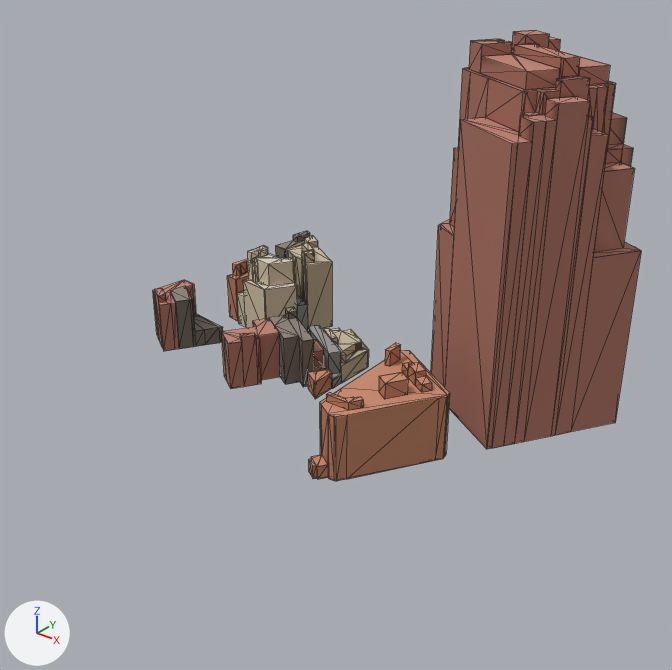
One commit to the glTF model public/models/washington-city/tile--4_6.glb: the scene before it, then after it.
Before and after are seen from a camera (50 mm lens) standing at (-461.0, -1516.0, 189.0) and looking at (-659.0, -1268.0, 36.0). The lights are fixed; the arrows at lower left show +X, +Y and +Z. The picture after the commit comes second. Mesh edges are drawn as thin lines. Where no turn or scale is listed for an object, it has been applied to the vertices. Vertices at exactly the same position are counted once.

Before the edit, the objects in view are built like this:
```python
me_mesh_1 = bpy.data.meshes.new('Mesh_1')
me_mesh_1.from_pydata(...)  # 829 vertices, 838 faces; spans x -102.0..102.0, y -73.0..73.0, z -73.0..73.0
me_mesh_1.materials.append(mat_city_ground)
me_mesh_2 = bpy.data.meshes.new('Mesh_2')
me_mesh_2.from_pydata(...)  # 615 vertices, 469 faces; spans x -102.0..102.0, y -73.0..73.0, z -70.0..70.0
me_mesh_2.materials.append(mat_city_ground)
ob_roof = bpy.data.objects.new('roof', me_mesh_2)
ob_roof.location = (-675.4, -1230.2, 69.9)
ob_wall = bpy.data.objects.new('wall', me_mesh_1)
ob_wall.location = (-675.4, -1230.2, 66.9)
```
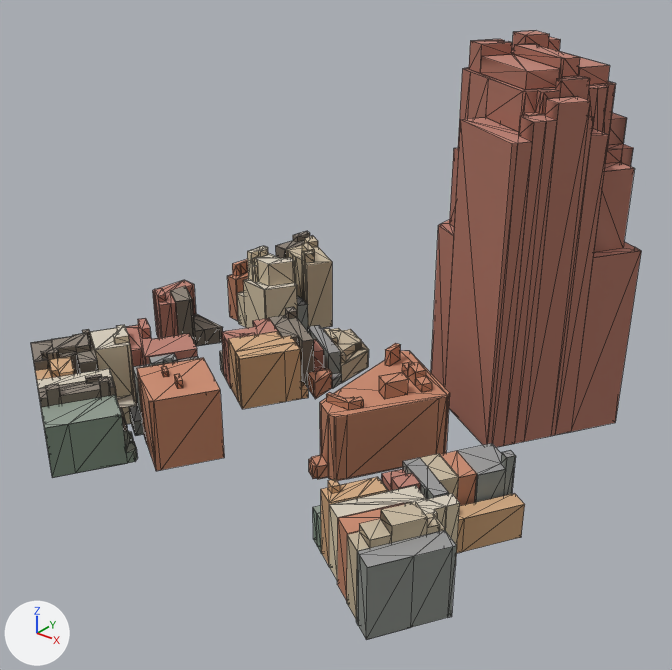
The newer file is also turned or shifted as a whole; pictures and numbers use the older file's frame.

Boxes [x1, y1, x2, y2] around the edits, measured in the pictures (672 x 670 px):
'wall', reshaped (24% wider, 35% taller): before [153, 32, 641, 481]; after [34, 32, 641, 640]
'roof', reshaped (25% wider, 23% taller): before [153, 31, 641, 467]; after [31, 31, 641, 568]
part 1 of me_mesh_1, added: after [174, 376, 183, 389]
part 2 of me_mesh_1, added: after [34, 322, 308, 478]
part 3 of me_mesh_1, added: after [313, 453, 525, 640]
part 4 of me_mesh_2, added: after [129, 406, 142, 422]
part 5 of me_mesh_2, added: after [45, 384, 59, 390]
part 6 of me_mesh_2, added: after [138, 318, 150, 329]
part 7 of me_mesh_2, added: after [502, 450, 516, 457]
part 8 of me_mesh_2, added: after [347, 532, 369, 551]
part 9 of me_mesh_2, added: after [427, 517, 439, 527]
part 10 of me_mesh_2, added: after [391, 473, 420, 488]
part 11 of me_mesh_2, added: after [31, 325, 300, 452]
part 12 of me_mesh_2, added: after [313, 443, 524, 568]
part 13 of me_mesh_2, added: after [301, 381, 308, 390]

Patch to the scene script:
```diff
--- a/public/models/washington-city/tile--4_6.glb.py
+++ b/public/models/washington-city/tile--4_6.glb.py
@@ me_mesh_1 @@
 # used by ob_wall; location = (-675.4, -1230.2, 66.9)
-me_mesh_1.from_pydata(...)  # 829 vertices, 838 faces; spans x -102.0..102.0, y -73.0..73.0, z -73.0..73.0
+me_mesh_1.from_pydata(...)  # 1454 vertices, 1476 faces; spans x -102.0..109.0, y -131.0..73.0, z -73.0..73.0
+# me_mesh_1 part 1: the loose piece of 8 vertices spanning x -65.0..-55.0, y 32.0..40.0, z -38.0..-35.0 is copied, and the copy is scaled about its middle by (0.543, 0.544, 0.853), then moved by (44.0, -125.0, -3.0); it spans x -18.0..-13.0, y -92.0..-87.0, z -41.0..-38.0
+# me_mesh_1 part 2: 380 vertices added at x -92.0..-1.0, y -131.0..-20.0, z -72.0..-39.0
+# me_mesh_1 part 3: 229 vertices added at x 56.0..109.0, y -123.0..-44.0, z -72.0..-40.0
+# other edits to the shape of me_mesh_1 do not show in these pictures
 me_mesh_1.materials.append(mat_city_ground)
@@ me_mesh_2 @@
 # used by ob_roof; location = (-675.4, -1230.2, 69.9)
-me_mesh_2.from_pydata(...)  # 615 vertices, 469 faces; spans x -102.0..102.0, y -73.0..73.0, z -70.0..70.0
+me_mesh_2.from_pydata(...)  # 1006 vertices, 750 faces; spans x -102.0..109.0, y -131.0..73.0, z -71.0..70.0
+# me_mesh_2 part 4: the loose piece of 4 vertices spanning x -24.0..-14.0, y -2.0..5.0, z -59.0 is copied, and the copy is moved by (-25.0, -90.0, -9.0); it spans x -49.0..-38.0, y -93.0..-84.0, z -67.0
+# me_mesh_2 part 5: the loose piece of 4 vertices spanning x -37.0..-31.0, y -10.0..-4.0, z -48.0 is copied, and the copy is moved by (-18.0, -111.0, 3.0); it spans x -55.0..-49.0, y -121.0..-115.0, z -45.0
+# me_mesh_2 part 6: the loose piece of 4 vertices spanning x -96.0..-87.0, y -35.0..-27.0, z -48.0 is copied, and the copy is moved by (30.0, -35.0, 6.0); it spans x -67.0..-57.0, y -70.0..-62.0, z -42.0
+# me_mesh_2 part 7: the loose piece of 5 vertices spanning x -94.0..-78.0, y -30.0..-15.0, z -50.0 is copied, and the copy is scaled about its middle by (0.23, 0.276, 1), then moved by (185.0, -30.0, 4.0); it spans x 97.0..102.0, y -55.0..-50.0, z -46.0
+# me_mesh_2 part 8: the loose piece of 4 vertices spanning x 43.0..51.0, y -33.0..-26.0, z -41.0 is copied, and the copy is moved by (39.0, -86.0, -8.0); it spans x 82.0..91.0, y -119.0..-112.0, z -49.0
+# me_mesh_2 part 9: the loose piece of 4 vertices spanning x 49.0..56.0, y -35.0..-29.0, z -44.0 is copied, and the copy is moved by (46.0, -66.0, -3.0); it spans x 96.0..102.0, y -101.0..-95.0, z -46.0
+# me_mesh_2 part 10: the loose piece of 4 vertices spanning x 42.0..51.0, y -48.0..-37.0, z -40.0 is copied, and the copy is moved by (33.0, -39.0, -9.0); it spans x 74.0..83.0, y -86.0..-76.0, z -49.0
+# me_mesh_2 part 11: 232 vertices added at x -92.0..-1.0, y -131.0..-20.0, z -71.0..-41.0
+# me_mesh_2 part 12: 114 vertices added at x 56.0..109.0, y -123.0..-44.0, z -60.0..-43.0
+# me_mesh_2 part 13: 4 vertices added at x -13.0..-6.0, y -31.0..-25.0, z -69.0
+# other edits to the shape of me_mesh_2 do not show in these pictures
 me_mesh_2.materials.append(mat_city_ground)
```
